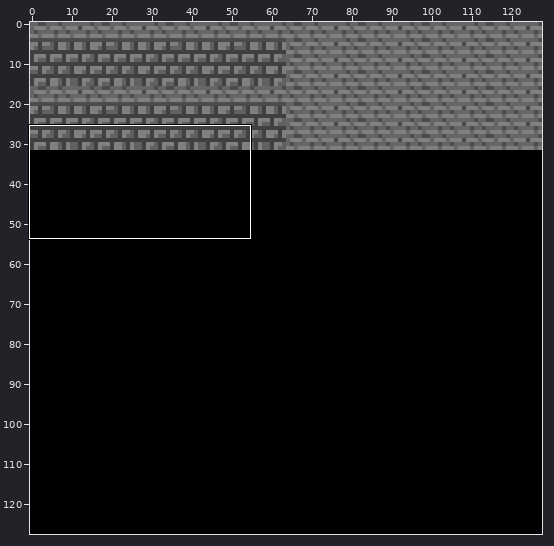
Two states of a sprite sheet, disco-dungeon-android/assets/dungeon/tiles.png. The first picture is a wide view before the edit; the outline marks the close-up.
Close-up. Earlier state:
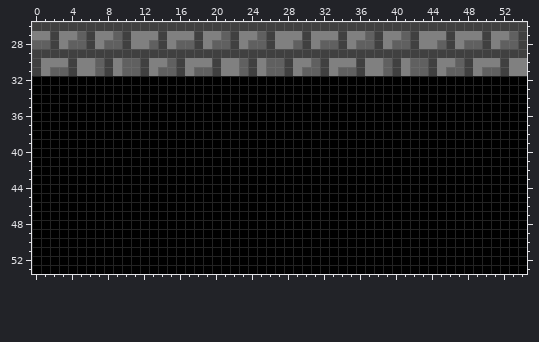
The file is 128x128 pixels. Shown: x 0..54, y 26..53.
And afterwards:
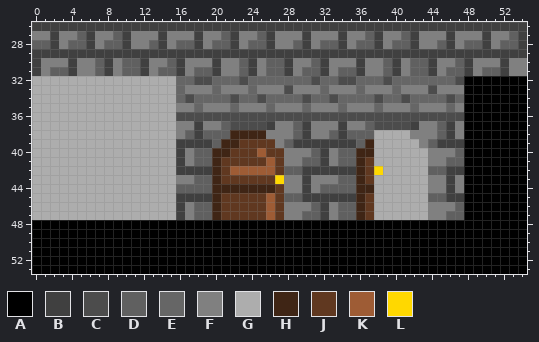
Palette (. is transparent): A #000000  B #404040  C #4c4c4c  D #606060  E #666666  F #808080  G #adadad  H #3f2515  J #603820  K #9e5c35  L #ffd800
What changed:
Changed rows in their new state; - is an unchanged pixel.
first column x 0:
32 GGGGGGGGGGGGGGGGEECCEEECEEEEEEECEECCEEECEEEEEEEC
33 GGGGGGGGGGGGGGGGEFFFEFFFEFFFCFFFEFFFEFFFEFFFCFFF
34 GGGGGGGGGGGGGGGGECEEEECEECEEEECEECEEEECEECEEEECE
35 GGGGGGGGGGGGGGGGFFEFFFEFFFEFFFEFFFEFFFEFFFEFFFEF
36 GGGGGGGGGGGGGGGGCCCCCCCCCCCCCCCCCCCCCCCCCCCCCCCC
37 GGGGGGGGGGGGGGGGFFBFFDCCCCBFFDBFFFBFFDCCCCBFFDBF
38 GGGGGGGGGGGGGGGGFDBDDDHHHHFFFDBFFDBDDDGGGGFFFDBF
39 GGGGGGGGGGGGGGGGBBBBDHHJJJJFDBBBBBBBDHGGGGGFDBBB
40 GGGGGGGGGGGGGGGGBFDDHHJJJKJJFFFDBFDDHHGGGGGGFFFD
41 GGGGGGGGGGGGGGGGBFDDHJJJJJKJFFDDBFDDHJGGGGGGFFDD
42 GGGGGGGGGGGGGGGGBBBBHJKKKKKJDDBBBBBBHJLGGGGGDDBB
43 GGGGGGGGGGGGGGGGFFDDHJJJJJJLFFBFFFDDHJGGGGGGFFBF
44 GGGGGGGGGGGGGGGGDDDDHHHHHHHJFFBFDDDDHHGGGGGGFFBF
45 GGGGGGGGGGGGGGGGBBBBHJJJJJKJDDBBBBBBHJGGGGGGDDBB
46 GGGGGGGGGGGGGGGGBFDDHJJJJJKJFFFDBFDDHJGGGGGGFFFD
47 GGGGGGGGGGGGGGGGBFDDHJJJJJKJFFDDBFDDHJGGGGGGFFDD
Where, in picture pixels (left, top, right, bottom), the same in both close-ups:
changed: (32, 76, 464, 220)
